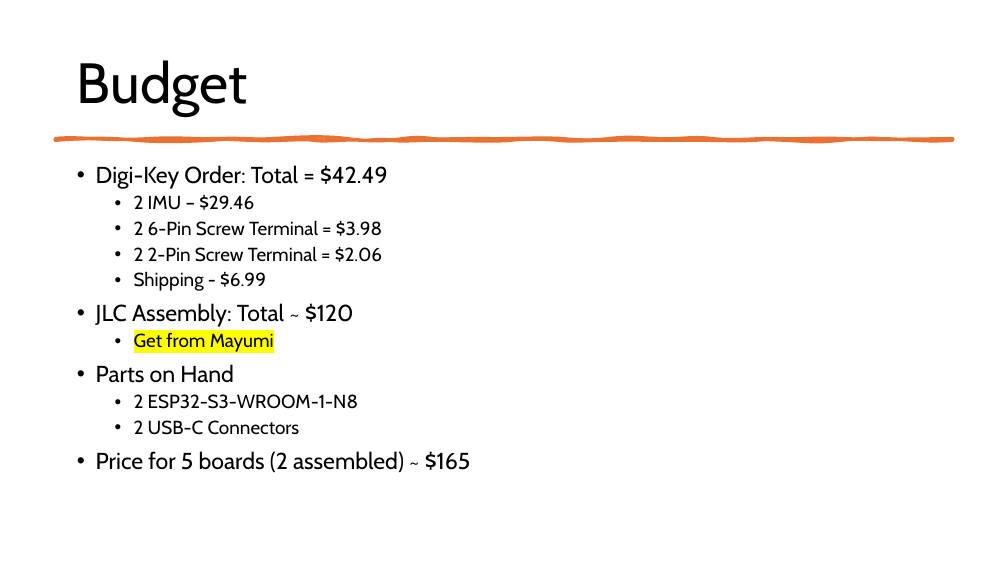
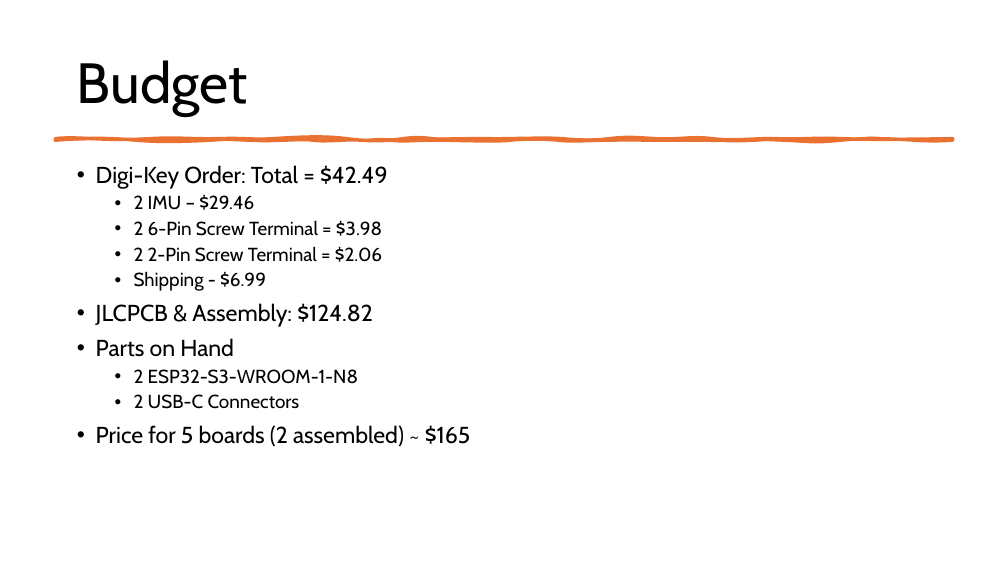
Before and after one commit to Tannyr-Singleterry/ECE590_SeniorDesign, a slide deck: slide 17 of Documents/FInal Presentation/Final_Presentation.pptx. Drawn at 1008x567 pixels with LibreOffice and Linux fonts; fonts in the diff are those of the drawing. Boxes give left, top, right and bottom in pixels: in the first picture for what was removed or moved away, otherwise in the second. Text is boxed around its words. In the diff, an @@ line names an element or a change of style, - is before the commit and + after.

Commit message:
updated MCU,PCB design, and budget slides

```diff
--- a/Documents/FInal Presentation/Final_Presentation.pptx
+++ b/Documents/FInal Presentation/Final_Presentation.pptx
@@ text at (96,303,373,327): text changed @@
-• JLC Assembly: Total ~ $120
-  • Get from Mayumi
+• JLCPCB & Assembly: $124.82
```
Also in this commit, not shown: 2 other slides changed.
